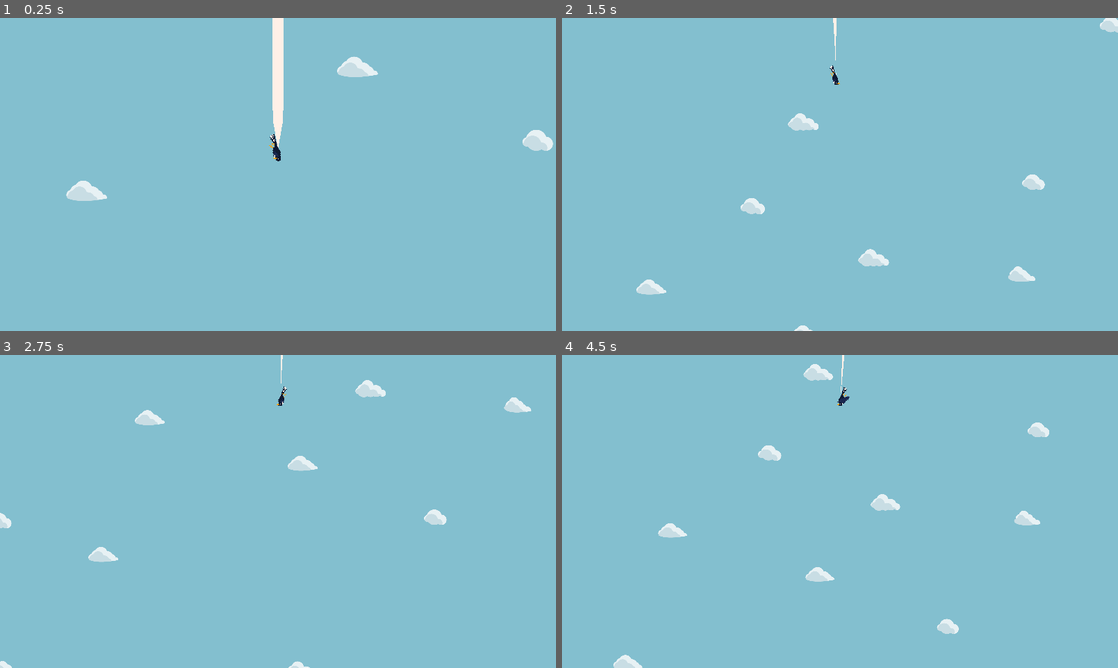
Above: before the commit, frames 1-4 (two rows, left to right).
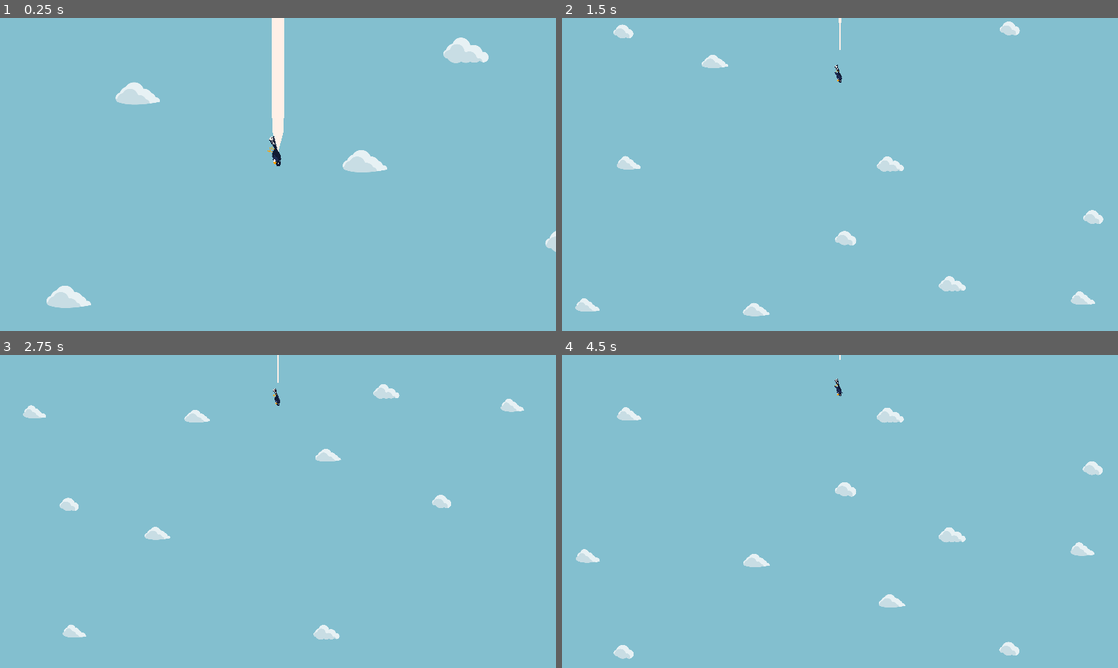
Above: after the commit, the same moments.

Repository: CIOSAI/birb-thing
Game: Godot game, scene res://Scenes/World.tscn
Same seed, same stepped clock (60 frames per second), same inputs: the game is played once before the commit and once after it. The engine's default icon, where the game draws it, is replaced by a stand-in: a white triangle on a blue panel in a dark square.
Inputs:
- Up to frame 1 (0.25 s): no input
- Up to frame 2 (1.5 s): hold W (Flap, bound only after the commit) 0.53-1.28 s; hold D (Right) from 0.53 s (still down); tap W (Flap, bound only after the commit) at 1.35 s
- Up to frame 3 (2.75 s): tap W (Flap, bound only after the commit) at 1.52, 1.82 s; release D (Right) at 2.03 s; hold A (Left) from 2.03 s (still down); hold W (Flap, bound only after the commit) from 2.03 s (still down)
- Up to frame 4 (4.5 s): release A (Left) at 2.78 s; release W (Flap, bound only after the commit) at 2.78 s; hold D (Right) 2.78-4.28 s; tap W (Flap, bound only after the commit) at 2.85, 3.02, 3.32, 4.35 s; hold W (Flap, bound only after the commit) 3.53-4.28 s; hold A (Left) from 4.28 s (still down)

The runs differ from the first frame. In frame 1, 2.8% of the frame differs, in the area x 8-100%, y 0-93%; in frame 2, 2.8%; in frame 3, 2.3%; in frame 4, 2.9%, in the area x 2-98%, y 0-100%.

Commit message:
helddown flap

Diff:
--- a/Scenes/Player.tscn
+++ b/Scenes/Player.tscn
@@ -7,6 +7,13 @@
 
 [sub_resource type="RectangleShape2D" id=1]
 extents = Vector2( 10, 4.85349 )
+
+[sub_resource type="Curve" id=2]
+_data = [ Vector2( 0, 0 ), 0.0, 0.0, 0, 0, Vector2( 0.657895, 1 ), 0.0, 0.0, 0, 0, Vector2( 1, 1 ), 0.0, 0.0, 0, 0 ]
+
+[sub_resource type="Curve" id=3]
+min_value = -1.0
+_data = [ Vector2( 0, -1 ), 0.0, 0.0, 0, 0, Vector2( 0.50329, 1 ), 10.9804, 0.0, 0, 0, Vector2( 1, 0.0367647 ), 0.0, 0.0, 0, 0 ]
 
 [node name="Player" type="KinematicBody2D"]
 collision_layer = 2
@@ -19,17 +26,15 @@
 [node name="PlayerMovement" parent="." instance=ExtResource( 1 )]
 ground_friction = 0.381
 hori_friction = 0.025
-jump_halt = Vector2( 1, 0.4 )
-accel = 2800.0
-flapforce = 4800.0
-gravity = 1200.0
+accel = 800.0
+flapforce = 1200.0
+gravity = 800.0
 air_friction = 0.082
-glide_amp = 0.1
+glide_amp = 0.2
 glide_conversion_rate = 0.488
-dive_amp = 8.0
 body_path = NodePath("..")
-flap_facing_n = 6.0
-flap_facing_cutoff = -0.752
+xmod = SubResource( 2 )
+ymod = SubResource( 3 )
 
 [node name="Stick" type="Position2D" parent="."]
 
--- a/Scripts/PlayerMovement.gd
+++ b/Scripts/PlayerMovement.gd
@@ -2,18 +2,16 @@
 
 export(float, 0.0, 1.0) var ground_friction:float
 export(float, 0.0, 1.0) var hori_friction:float
-export var jump_halt:Vector2
 export var accel:float
 export var flapforce:float
 export var gravity:float
 export(float, 0.0, 1.0) var air_friction:float
 export var glide_amp:float
 export(float, 0.0, 1.0) var glide_conversion_rate:float
-export var dive_amp:float
 export var body_path:NodePath
 
-export(float, 1.0, 10.0) var flap_facing_n:float
-export(float, -0.9999, 0.9999) var flap_facing_cutoff:float
+export var xmod:Curve
+export var ymod:Curve
 
 var body:KinematicBody2D
 var prev_vel:Vector2 = Vector2.ZERO
@@ -26,35 +24,18 @@
 func _ready():
 	body = get_node(body_path)
 
-func range_morph(x:float, n:float, dir:float)->float:
-	return (x+dir-(dir/n))*n
-
-func flap_facing_morph(x:float)->float:
-	if x<flap_facing_cutoff:
-		return pow(
-			range_morph(x, 1.0/(1.0+flap_facing_cutoff), 1.0)+1.0
-			, flap_facing_n)-1.0
-	else:
-		return 1.0-pow(
-			-range_morph(x, 1.0/(1.0-flap_facing_cutoff), -1.0)+1.0
-			, flap_facing_n)
-
-func flap_facing()->float:
-	return flap_facing_morph(vel.normalized().dot(Vector2.UP))
-
 func commit_flap(dir=1, amp=1):
-	vel.y += -flapforce*amp * flap_facing()
-	vel.x += dir*accel*amp * (1.0-abs(flap_facing()/2.0))
+	var dotted:float = vel.normalized().dot(Vector2.UP)
+	var interpolated:Vector2 = Vector2(
+		xmod.interpolate(0.5+dotted/2.0),
+		-ymod.interpolate(0.5+dotted/2.0)
+	)
+	vel += interpolated*Vector2(sign(vel.x), 1.0)*Vector2(accel, flapforce)
 	emit_signal("flap", dir)
 
 func flap():
-	if Input.is_action_just_pressed("Left"):
-		commit_flap(-1)
-	if Input.is_action_just_pressed("Right"):
-		commit_flap(1)
-	if Input.is_action_just_released("Left")||Input.is_action_just_released("Right"):
-		if vel.y<0:
-			vel *= jump_halt
+	if Input.is_action_pressed("Flap"):
+		commit_flap(sign(vel.x))
 
 func vert_fric():
 	if Input.is_action_pressed("Up"):
--- a/project.godot
+++ b/project.godot
@@ -93,6 +93,12 @@
 , Object(InputEventKey,"resource_local_to_scene":false,"resource_name":"","device":0,"alt":false,"shift":false,"control":false,"meta":false,"command":false,"pressed":false,"scancode":75,"unicode":0,"echo":false,"script":null)
  ]
 }
+Flap={
+"deadzone": 0.5,
+"events": [ Object(InputEventKey,"resource_local_to_scene":false,"resource_name":"","device":0,"alt":false,"shift":false,"control":false,"meta":false,"command":false,"pressed":false,"scancode":87,"unicode":0,"echo":false,"script":null)
+, Object(InputEventKey,"resource_local_to_scene":false,"resource_name":"","device":0,"alt":false,"shift":false,"control":false,"meta":false,"command":false,"pressed":false,"scancode":16777232,"unicode":0,"echo":false,"script":null)
+ ]
+}
 
 [physics]
 
Not shown: 1 places in Scenes/Player.tscn that only renumber resources
